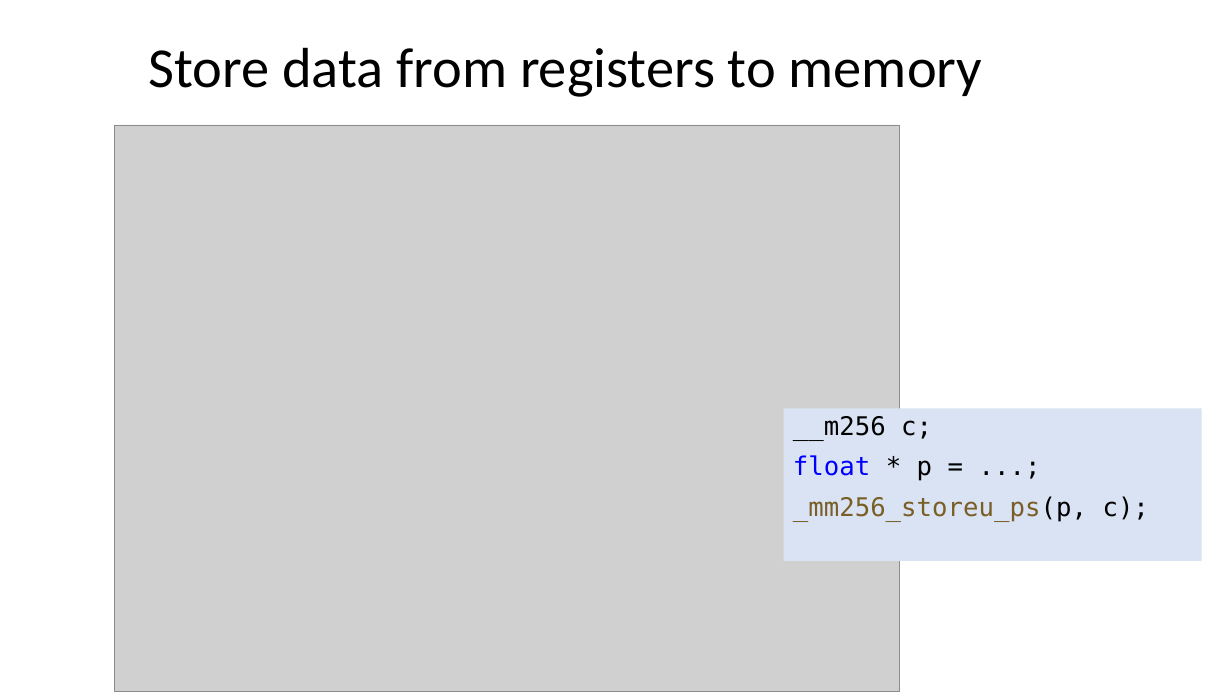
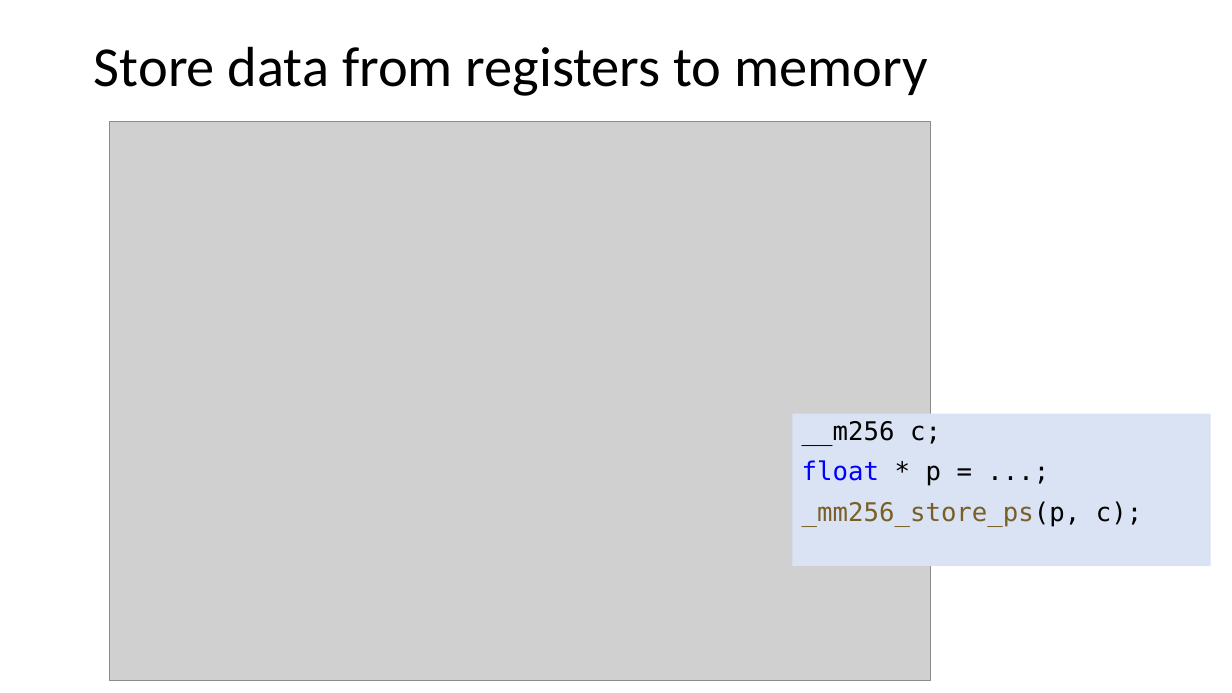
Before and after one commit to ShiqiYu/CPP, a slide deck: slide 7 of week08/Lab08.pptx. Drawn at 1232x693 pixels with LibreOffice and Linux fonts; fonts in the diff are those of the drawing; grey boxes stand for pictures; background and template pictures are left out. Boxes give left, top, right and bottom in pixels: in the first picture for what was removed or moved away, otherwise in the second. Text is boxed around its words. In the diff, an @@ line names an element or a change of style, - is before the commit and + after.

```diff
--- a/week08/Lab08.pptx
+++ b/week08/Lab08.pptx
@@ title "Store data from registers to ...": place and size @@
-title "Store data from registers to ..." at box(148, 47, 982, 97)
+title "Store data from registers to ..." at box(94, 46, 927, 96)
@@ picture: place and size @@
-picture at box(114, 125, 899, 691)
+picture at box(110, 122, 931, 681)
@@ text "__m256 c;": place and size @@
-text "__m256 c;" at box(784, 409, 1202, 561)
+text "__m256 c;" at box(793, 414, 1211, 567)
@@ text at box(802, 501, 1142, 527): text changed @@
-_mm256_storeu_ps(p, c);
+_mm256_store_ps(p, c);
```
Also in this commit, not shown: 12 other slides changed, 11 slides added, 1 other file.
